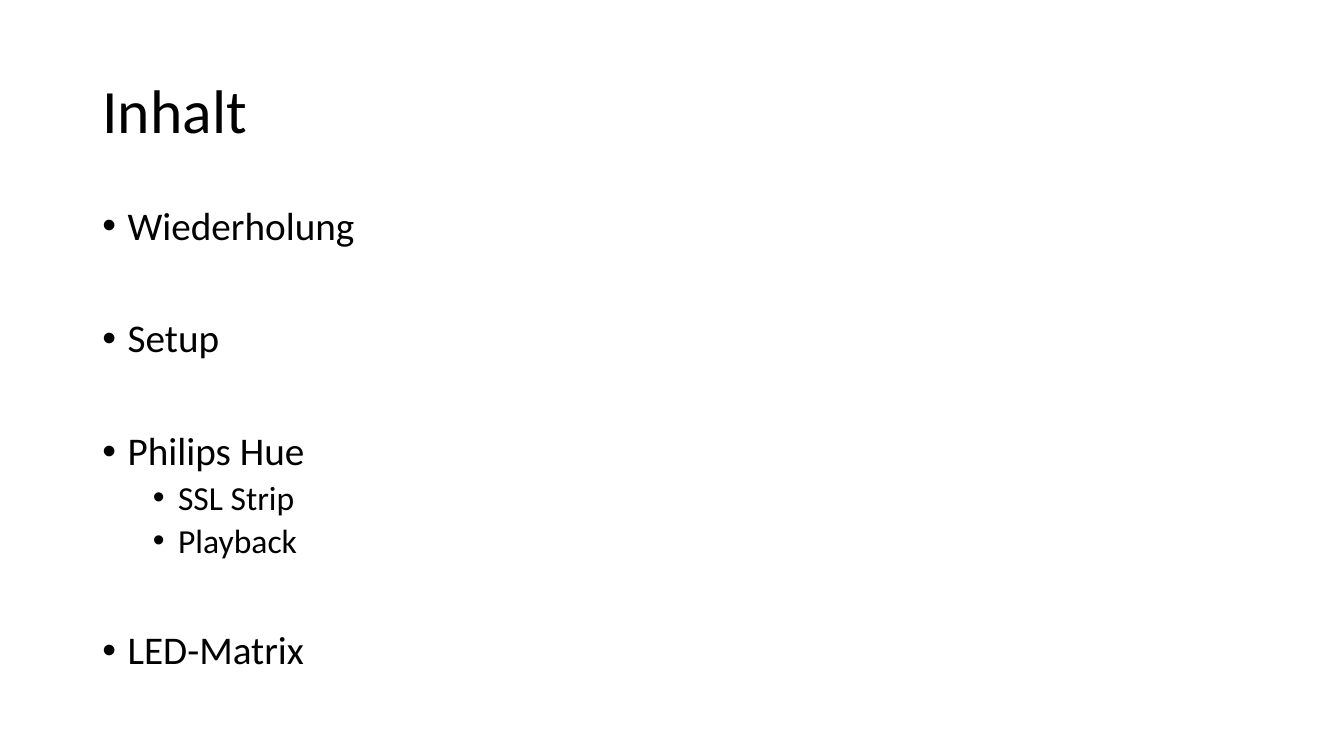
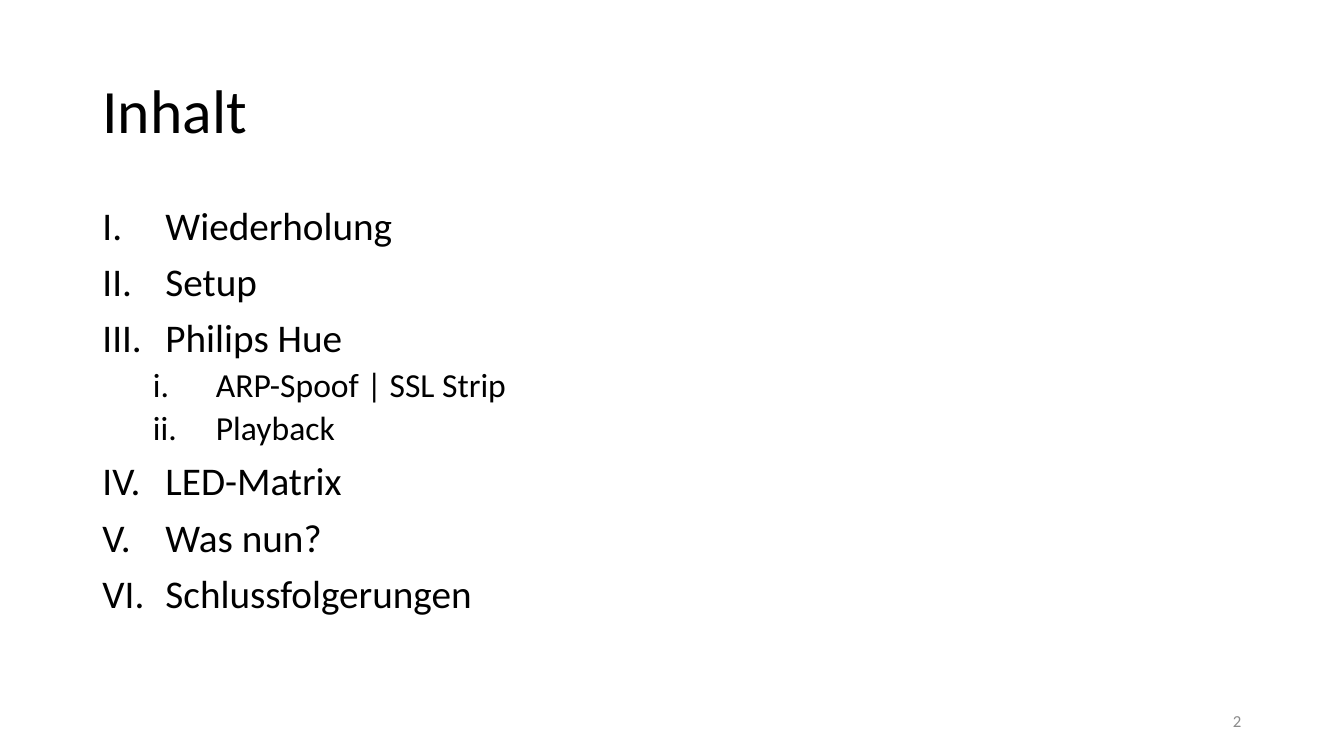
Before and after one commit to Xyren0/IoT_Wifi_Sniffing, a slide deck: slide 2 of phase3_pres.pptx. Drawn at 1344x756 pixels with LibreOffice and Linux fonts; fonts in the diff are those of the drawing. Boxes give left, top, right and bottom in pixels: in the first picture for what was removed or moved away, otherwise in the second. Text is boxed around its words. In the diff, an @@ line names an element or a change of style, - is before the commit and + after.

```diff
--- a/phase3_pres.pptx
+++ b/phase3_pres.pptx
@@ text at (165,212,392,496): bullet • to I.; bullet • to i. @@
@@ text at (216,374,506,403): text changed @@
-  • SSL Strip
+  i. ARP-Spoof | SSL Strip
@@ text at (165,525,471,615): paragraphs added @@
+V. Was nun?
+VI. Schlussfolgerungen
@@ page number added at (1233,716,1241,727), 12 pt, text #8C8C8C @@
+2
```
Also in this commit, not shown: 8 other slides changed, 1 slide added.
